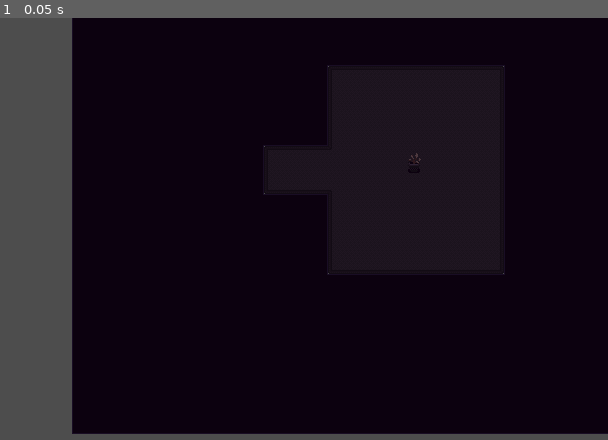
Above: before the commit, frame 1.
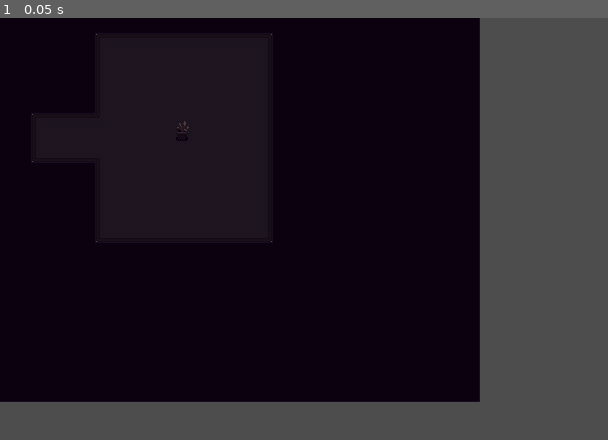
Above: after the commit, the same moment.

Repository: Charpurrr/OneShotRedux
Game: Godot game, scene res://maps/start_house/bedroom.tscn
Two runs of this game, one before a commit and one after it. Both use one fixed random seed, a clock stepped at 60 frames per second and the inputs below. This scene is started directly instead of the project's main scene.
Inputs:
- Up to frame 1 (0.05 s): no input

The runs differ from the first frame. In frame 1, 37% of the frame differs, in the area x 0-100%, y 0-99%.
Error after the commit: Invalid access to property or key 'niko' on a base object of type 'null instance'. (res://maps/warps/warp_tile.gd:17)

Commit message:
Major overlook (github error?)

Diff:
--- a/maps/start_house/bedroom.tscn
+++ b/maps/start_house/bedroom.tscn
@@ -8,7 +8,6 @@
 
 [node name="Bedroom" type="Node2D"]
 y_sort_enabled = true
-position = Vector2(232, 32)
 script = ExtResource("1_fs5pt")
 
 [node name="WitheredPlant" parent="." instance=ExtResource("4_kxnm5")]
@@ -29,6 +28,8 @@
 layer_0/tile_data = PackedInt32Array(458754, 0, 2)
 destination_area = "start_house"
 destination_room = "computer_hall"
+enter_origin = Vector2(40, 120)
+exit_origin = Vector2(264, 152)
 
 [node name="SpawnPointHologram" parent="Warps" instance=ExtResource("5_r4o0i")]
 position = Vector2(152, 72)
--- a/maps/start_house/computer_hall.tscn
+++ b/maps/start_house/computer_hall.tscn
@@ -106,6 +106,8 @@
 layer_0/tile_data = PackedInt32Array(589840, 0, 3)
 destination_area = "start_house"
 destination_room = "bedroom"
+enter_origin = Vector2(264, 152)
+exit_origin = Vector2(40, 120)
 
 [node name="SpawnPointHologram" parent="Warps" instance=ExtResource("8_emvxu")]
 top_level = true
--- a/maps/warps/warp.tscn
+++ /dev/null
@@ -1,11 +0,0 @@
-[gd_scene load_steps=2 format=3 uid="uid://b4ijppvhpkh37"]
-
-[sub_resource type="RectangleShape2D" id="RectangleShape2D_xs1a0"]
-size = Vector2(16, 16)
-
-[node name="Area2D" type="Area2D"]
-collision_layer = 0
-collision_mask = 2
-
-[node name="CollisionShape2D" type="CollisionShape2D" parent="."]
-shape = SubResource("RectangleShape2D_xs1a0")
--- a/maps/warps/warp_tile.tscn
+++ b/maps/warps/warp_tile.tscn
@@ -1,11 +1,11 @@
 [gd_scene load_steps=5 format=3 uid="uid://cj4x48ba4v66k"]
 
-[ext_resource type="Texture2D" path="res://maps/graphics/warps.png" id="1_f4vf5"]
+[ext_resource type="Texture2D" uid="uid://ckmssn2013cug" path="res://maps/warps/warps.png" id="1_2oqgq"]
 [ext_resource type="Script" path="res://maps/warps/warp_tile.gd" id="2_hlknp"]
 
 [sub_resource type="TileSetAtlasSource" id="TileSetAtlasSource_53gw4"]
 resource_name = "warps"
-texture = ExtResource("1_f4vf5")
+texture = ExtResource("1_2oqgq")
 0:0/0 = 0
 0:0/0/custom_data_0 = Vector2(0, -1)
 0:0/0/custom_data_1 = Vector2(0, -1)
